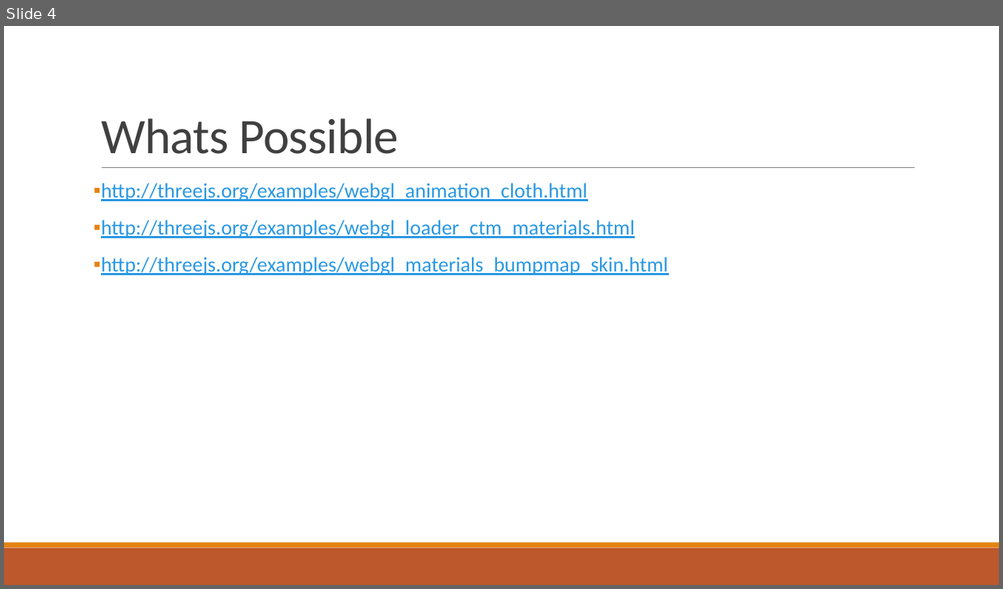
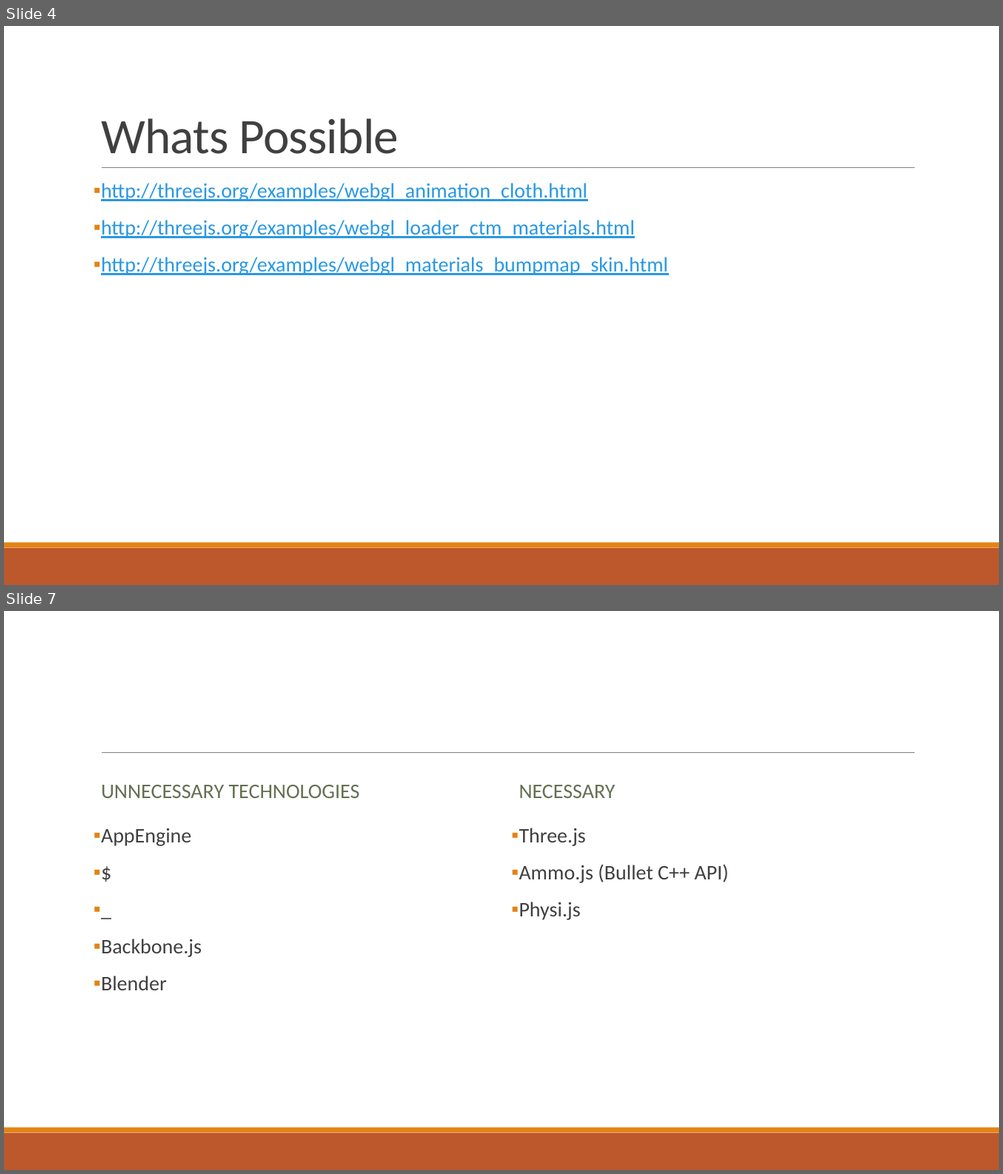
Before and after one commit to nburana/html5demo, a slide deck: notes/demo.pptx. Shown one above the other, each under a label of ours: slide 4 before the commit, slides 4 and 7 after it; the slides between them are not shown. The pictures are 1003x589 and 1003x1174 pixels, drawn with LibreOffice and Linux fonts; fonts in the diff are those of the drawing. Boxes give left, top, right and bottom in pixels: in the first picture for what was removed or moved away, otherwise in the second. Text is boxed around its words. In the diff, an @@ line names an element or a change of style, - is before the commit and + after.

```diff
--- a/notes/demo.pptx
+++ b/notes/demo.pptx
@@ slide 7 added at <box>4,611,999,1170</box>, background #FFFFFF; not listed: 3 template elements that a slide beside it also shows @@
@@ text added at <box>101,785,360,798</box>, 20 pt, text #637052 @@
+UNNECESSARY TECHNOLOGIES
@@ text added at <box>519,785,615,798</box>, 20 pt, text #637052 @@
+NECESSARY
@@ text added at <box>101,828,202,991</box>, 20 pt, text #404040 @@
+▪ AppEngine
+▪ $
+▪ _
+▪ Backbone.js
+▪ Blender
@@ text added at <box>519,828,728,920</box>, 20 pt, text #404040 @@
+▪ Three.js
+▪ Ammo.js (Bullet C++ API)
+▪ Physi.js
```
Also in this commit, not shown: 10 other slides added, 3 slides removed, 3 other files.
